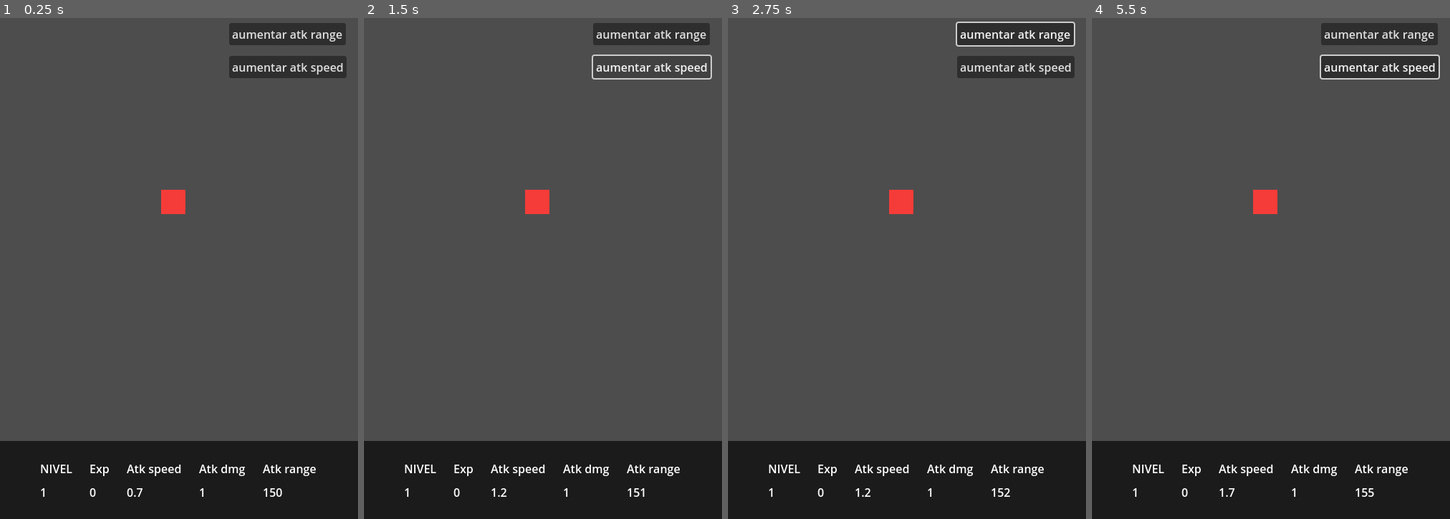
Above: before the commit, frames 1-4 (left to right).
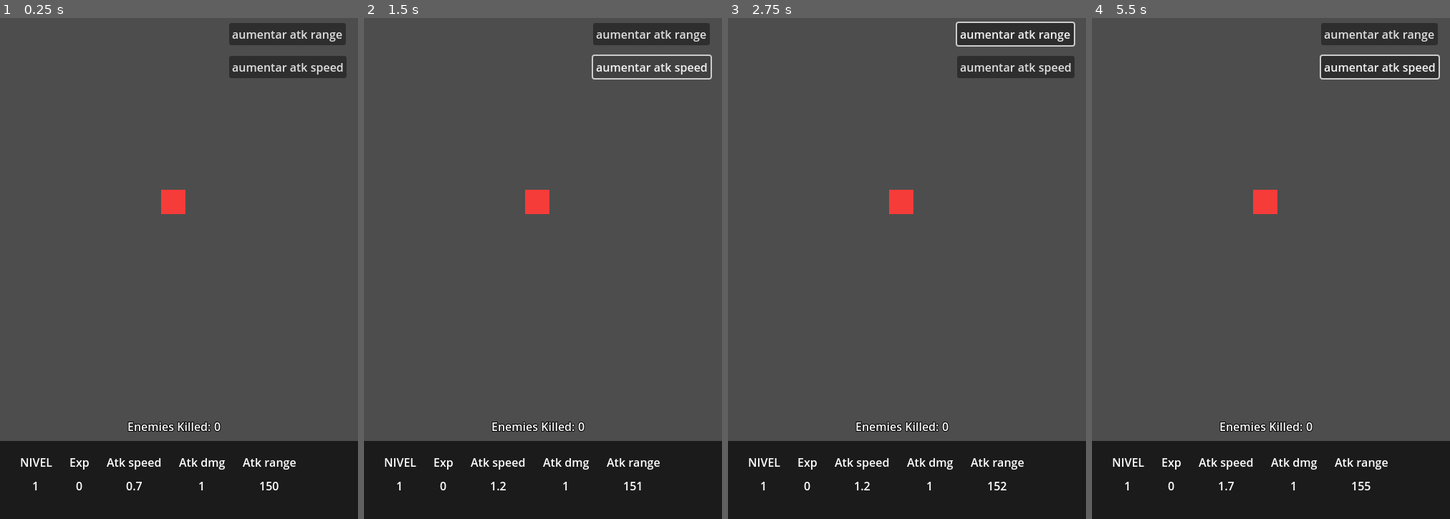
Above: after the commit, the same moments.

Repository: MauroCastro1705/mini_auto_battler
Game: Godot game, scene res://test/test-scene.tscn
Two runs of this game, one before a commit and one after it. Both use one fixed random seed, a clock stepped at 60 frames per second and the inputs below. The project has no main scene, so this scene is started directly.
Inputs (mouse positions are in pixels of both pictures, inside the frame that each line leads up to):
- Up to frame 1 (0.25 s): no input
- Up to frame 2 (1.5 s): click "aumentar atk range" at 0.5 s; click "aumentar atk speed" at 1.25 s
- Up to frame 3 (2.75 s): tap Enter at 2 s; move the mouse to (985, 243) at 2.02 s; hold Up (ui_up) from 2.03 s (still down); tap O at 2.1 s; click (985, 243) at 2.17 s; tap Space (ui_select) at 2.27 s
- Up to frame 4 (5.5 s): release Up (ui_up) at 2.75 s; tap Space (ui_select) at 2.75, 4.25, 5.27 s; drag from (1199, 293) to (1263, 203) at 2.77 s; tap Enter at 3.5, 5 s; move the mouse to (1306, 158) at 3.52 s; hold Up (ui_up) 3.53-4.25 s; tap Shift at 3.6 s; drag from (1253, 368) to (1163, 193) at 4.27 s; move the mouse to (1378, 343) at 5.02 s; hold Down (ui_down) from 5.03 s (still down); tap O at 5.1 s

The runs differ from the first frame. In frame 1, 1.5% of the frame differs, in the area x 5-89%, y 80-96%; in frame 2, 1.5%; in frame 3, 1.5%; in frame 4, 1.5%.

Commit message:
damage numbers

Diff:
--- a/autoloads/Global.gd
+++ b/autoloads/Global.gd
@@ -10,7 +10,7 @@
 var level:int = 1
 var attack_speed := 1.5 # Cooldown in seconds (lower = faster)
 var atk_range:float = 150
-
+var mobs_killed:int = 0
 
 #BULLET
 var bullet_dmg:int = 1
--- /dev/null
+++ b/autoloads/damageNumbers.gd
@@ -0,0 +1,55 @@
+extends Node
+var damage_label = preload("res://resources/damage_numbers.tres")
+
+
+func display_numbers(value:float, position:Vector2):
+	var number = Label.new()
+	number.global_position = position
+	number.text = str(value)
+	number.z_index = 15
+	# Duplicamos el estilo y lo modificamos
+	var label_settings = damage_label.duplicate()
+
+	# Ajuste del color según el daño
+	if value == 0:
+		label_settings.font_color = Color("#FFFFFF88")  # Blanco translúcido
+	elif value < 10:
+		label_settings.font_color = Color("lightgreen")
+	elif value < 30:
+		label_settings.font_color = Color("yellow")
+	else:
+		label_settings.font_color = Color("red")
+
+	# Ajuste del tamaño de fuente según el daño
+	var base_size = 25
+	var size_multiplier = clamp(value / 50.0, 0.8, 2.0)
+	label_settings.font_size = base_size * size_multiplier
+	number.label_settings = label_settings
+
+	call_deferred("add_child", number)
+	await number.resized
+
+	number.pivot_offset = Vector2(number.size / 2)
+	var tween  = get_tree().create_tween()
+	tween.set_parallel(true)
+	tween.tween_property(
+		number, "position:y", number.position.y - 24, 0.25
+		).set_ease(Tween.EASE_OUT)
+	tween.tween_property(
+		number, "position:y", number.position.y, 0.5
+	).set_ease(Tween.EASE_IN).set_delay(0.25)
+	tween.tween_property(
+		number, "scale", Vector2.ZERO, 0.25
+	).set_ease(Tween.EASE_IN).set_delay(0.5)
+
+	await tween.finished
+	number.queue_free()
+
+func flash_sprite(sprite: CanvasItem) -> void:
+	if not sprite: return
+
+	var tween = sprite.get_tree().create_tween()
+	tween.set_loops(2)  # Titila dos veces (apagado y encendido)
+	tween.set_parallel(false)  # Que sea secuencial
+	tween.tween_property(sprite, "modulate:a", 0.0, 0.1)
+	tween.tween_property(sprite, "modulate:a", 1.0, 0.1)
--- a/enemies/enemigo_1.gd
+++ b/enemies/enemigo_1.gd
@@ -5,6 +5,16 @@
 var hp:float = 3.0
 var active = false
 var is_dead = false
+@onready var damage_numbers_origin: Node2D = $damage_numbers_origin
+@onready var sprite: ColorRect = $ColorRect
+
+#----------------------------
+#COMO MOSTRAR NUMEROS DE DAÑO
+#usar funcion = DamageNumbers.display_numbers(value, damage_numbers_origin.global_position)
+#el VALUE es el daño que recibio
+#damage_numbers_origin.global_position = es solo el nodo donde va a mostrar el numero
+#----------------------------
+
 
 func _ready():
 	add_to_group("enemigos")
@@ -43,6 +53,8 @@
 	if not active or is_dead:
 		return
 	hp -= amount
+	DamageNumbers.display_numbers(amount, damage_numbers_origin.global_position)
+	DamageNumbers.flash_sprite(sprite)
 	if hp <= 0:
 		is_dead = true
 		Global.emit_signal("enemy_killed")
--- a/enemies/enemigo_1.tscn
+++ b/enemies/enemigo_1.tscn
@@ -18,3 +18,5 @@
 offset_top = -11.0
 offset_right = 11.0
 offset_bottom = 11.0
+
+[node name="damage_numbers_origin" type="Node2D" parent="."]
--- a/managers/game_manager/game_manager.gd
+++ b/managers/game_manager/game_manager.gd
@@ -7,18 +7,20 @@
 
 func on_enemy_killed():
 	Global.xp += 1
+	Global.emit_signal("stats_updated")
+	Global.mobs_killed += 1
 	if Global.xp >= xp_to_next:
 		level_up()
 
 func level_up():
 	Global.level += 1
 	Global.xp = 0
+
 	xp_to_next += 5
 	print("level up, nivel = ", Global.level)
 	var base_sps := 1.0 # base shots per second
 	var sps_growth := 0.25 # how much more per level
+
 	var new_shots_per_sec := base_sps + Global.level * sps_growth
 	Global.attack_speed = 1.0 / new_shots_per_sec
-
-
 	Global.emit_signal("stats_updated")
--- a/project.godot
+++ b/project.godot
@@ -17,6 +17,7 @@
 [autoload]
 
 Global="*res://autoloads/Global.gd"
+DamageNumbers="*res://autoloads/damageNumbers.gd"
 
 [display]
 
@@ -34,6 +35,7 @@
 "res://enemies/": "red",
 "res://managers/": "yellow",
 "res://proyectiles/": "green",
+"res://resources/": "purple",
 "res://ui/": "green"
 }
 
--- /dev/null
+++ b/resources/damage_numbers.tres
@@ -0,0 +1,5 @@
+[gd_resource type="LabelSettings" format=3 uid="uid://b6hlj2skjt0gj"]
+
+[resource]
+outline_size = 4
+outline_color = Color(0, 0, 0, 1)
--- a/test/test-scene.tscn
+++ b/test/test-scene.tscn
@@ -6,6 +6,7 @@
 [ext_resource type="PackedScene" uid="uid://bvjn1n354h5vr" path="res://managers/enemy_pool/enemy_pool.tscn" id="4_l0d6b"]
 [ext_resource type="PackedScene" uid="uid://don1dyvu4dkv8" path="res://ui/main_box/main_ui.tscn" id="5_l0d6b"]
 [ext_resource type="PackedScene" uid="uid://h4ossd5u1cw5" path="res://ui/buttons/botones.tscn" id="6_fjdny"]
+[ext_resource type="PackedScene" uid="uid://j74g4us3ueir" path="res://ui/mobs_killed/mobsKilled.tscn" id="7_v52jn"]
 
 [node name="Test-scene" type="Node2D"]
 
@@ -21,7 +22,9 @@
 
 [node name="EnemyPool" parent="." instance=ExtResource("4_l0d6b")]
 
-[node name="ColorRect" type="ColorRect" parent="."]
+[node name="CanvasLayer" type="CanvasLayer" parent="."]
+
+[node name="ColorRect" type="ColorRect" parent="CanvasLayer"]
 offset_left = -12.0
 offset_top = 591.0
 offset_right = 528.0
@@ -29,11 +32,16 @@
 color = Color(0.10748, 0.10748, 0.10748, 1)
 metadata/_edit_lock_ = true
 
-[node name="Main_ui" parent="." instance=ExtResource("5_l0d6b")]
-offset_left = 249.0
-offset_top = 684.0
-offset_right = 249.0
-offset_bottom = 684.0
-metadata/_edit_lock_ = true
+[node name="Main_ui" parent="CanvasLayer" instance=ExtResource("5_l0d6b")]
+offset_left = 18.0
+offset_top = 33.0
+offset_right = 18.0
+offset_bottom = 33.0
 
-[node name="Botones" parent="." instance=ExtResource("6_fjdny")]
+[node name="Botones" parent="CanvasLayer" instance=ExtResource("6_fjdny")]
+
+[node name="MobsKilled" parent="CanvasLayer" instance=ExtResource("7_v52jn")]
+offset_left = 19.0
+offset_top = 541.0
+offset_right = 19.0
+offset_bottom = 541.0
--- a/ui/main_box/main.gd
+++ b/ui/main_box/main.gd
@@ -1,6 +1,6 @@
 extends Control
 @onready var level_label: Label = $BoxContainer/HBoxContainer/level/VBoxContainer/Label2
-@onready var exp_label: Label = $BoxContainer/HBoxContainer/exp/VBoxContainer/Label2
+@onready var exp_label: Label = $BoxContainer/HBoxContainer/exp/VBoxContainer/xp_label
 @onready var atk_speed_label: Label = $BoxContainer/HBoxContainer/atk_speed/VBoxContainer/Label2
 @onready var atk_dmg_label: Label = $BoxContainer/HBoxContainer/atk_dmg/VBoxContainer/Label2
 @onready var atk_range_label: Label = $BoxContainer/HBoxContainer/atk_range/VBoxContainer/Label2
--- a/ui/main_box/main_ui.tscn
+++ b/ui/main_box/main_ui.tscn
@@ -45,6 +45,8 @@
 [node name="Label2" type="Label" parent="BoxContainer/HBoxContainer/level/VBoxContainer"]
 layout_mode = 2
 text = "asdas"
+horizontal_alignment = 1
+vertical_alignment = 1
 
 [node name="exp" type="MarginContainer" parent="BoxContainer/HBoxContainer"]
 layout_mode = 2
@@ -63,9 +65,11 @@
 layout_mode = 2
 text = "Exp"
 
-[node name="Label2" type="Label" parent="BoxContainer/HBoxContainer/exp/VBoxContainer"]
+[node name="xp_label" type="Label" parent="BoxContainer/HBoxContainer/exp/VBoxContainer"]
 layout_mode = 2
 text = "asdas"
+horizontal_alignment = 1
+vertical_alignment = 1
 
 [node name="atk_speed" type="MarginContainer" parent="BoxContainer/HBoxContainer"]
 layout_mode = 2
@@ -87,6 +91,8 @@
 [node name="Label2" type="Label" parent="BoxContainer/HBoxContainer/atk_speed/VBoxContainer"]
 layout_mode = 2
 text = "asdas"
+horizontal_alignment = 1
+vertical_alignment = 1
 
 [node name="atk_dmg" type="MarginContainer" parent="BoxContainer/HBoxContainer"]
 layout_mode = 2
@@ -108,6 +114,8 @@
 [node name="Label2" type="Label" parent="BoxContainer/HBoxContainer/atk_dmg/VBoxContainer"]
 layout_mode = 2
 text = "asdas"
+horizontal_alignment = 1
+vertical_alignment = 1
 
 [node name="atk_range" type="MarginContainer" parent="BoxContainer/HBoxContainer"]
 layout_mode = 2
@@ -129,3 +137,5 @@
 [node name="Label2" type="Label" parent="BoxContainer/HBoxContainer/atk_range/VBoxContainer"]
 layout_mode = 2
 text = "asdas"
+horizontal_alignment = 1
+vertical_alignment = 1
--- /dev/null
+++ b/ui/mobs_killed/mobsKilled.tscn
@@ -0,0 +1,30 @@
+[gd_scene load_steps=3 format=3 uid="uid://j74g4us3ueir"]
+
+[ext_resource type="Script" uid="uid://co1un7r8owo0p" path="res://ui/mobs_killed/mobs_killed.gd" id="1_pdrxs"]
+[ext_resource type="LabelSettings" uid="uid://b6hlj2skjt0gj" path="res://resources/damage_numbers.tres" id="2_n1edi"]
+
+[node name="MobsKilled" type="Control"]
+layout_mode = 3
+anchors_preset = 15
+anchor_right = 1.0
+anchor_bottom = 1.0
+grow_horizontal = 2
+grow_vertical = 2
+script = ExtResource("1_pdrxs")
+
+[node name="HBoxContainer" type="HBoxContainer" parent="."]
+layout_mode = 0
+offset_left = 159.0
+offset_top = 10.0
+offset_right = 281.0
+offset_bottom = 50.0
+
+[node name="Label" type="Label" parent="HBoxContainer"]
+layout_mode = 2
+text = "Enemies Killed:"
+label_settings = ExtResource("2_n1edi")
+
+[node name="mobsKilled" type="Label" parent="HBoxContainer"]
+layout_mode = 2
+text = "12"
+label_settings = ExtResource("2_n1edi")
--- /dev/null
+++ b/ui/mobs_killed/mobs_killed.gd
@@ -0,0 +1,14 @@
+extends Control
+
+@onready var mobs_killed: Label = $HBoxContainer/mobsKilled
+
+
+func _ready():
+	Global.enemy_killed.connect(on_enemy_killed)
+	_update_text()
+
+func on_enemy_killed():
+	_update_text()
+
+func _update_text():
+	mobs_killed.text = str(Global.mobs_killed)
Not shown, added: autoloads/damageNumbers.gd.uid
Not shown: 1 places in test/test-scene.tscn that only renumber resources
Not shown, added: ui/mobs_killed/mobs_killed.gd.uid
